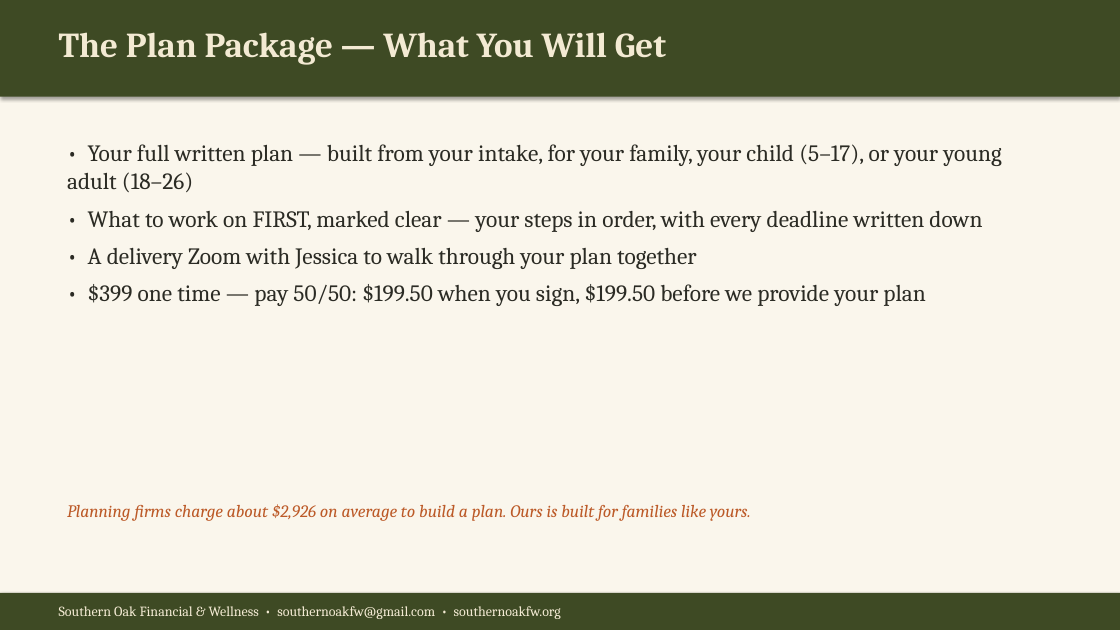
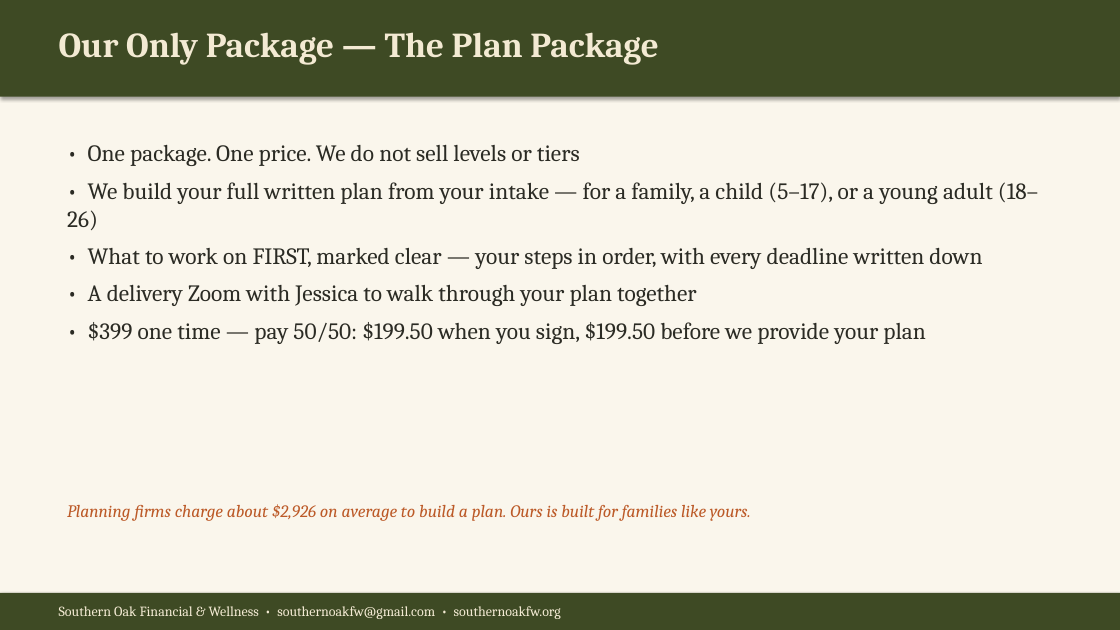
Before and after one commit to southernoakfw-ja/southernoakfw-ja.github.io, a slide deck: slide 7 of assets/Southern-Oak-What-We-Do.pptx (slide 6 before the commit). Drawn at 1120x630 pixels with LibreOffice and Linux fonts; fonts in the diff are those of the drawing. Boxes give left, top, right and bottom in pixels: in the first picture for what was removed or moved away, otherwise in the second. Text is boxed around its words. In the diff, an @@ line names an element or a change of style, - is before the commit and + after.

Commit message:
What We Do deck — 15-minute version, one $399 package

```diff
--- a/assets/Southern-Oak-What-We-Do.pptx
+++ b/assets/Southern-Oak-What-We-Do.pptx
@@ text at [59,32,658,65]: text changed @@
-The Plan Package — What You Will Get
+Our Only Package — The Plan Package
@@ text at [67,145,1038,230]: text changed @@
-• Your full written plan — built from your intake, for your family, your child (5–17), or your young adult (18–26)
+• One package. One price. We do not sell levels or tiers
+• We build your full written plan from your intake — for a family, a child (5–17), or a young adult (18–26)
```
Also in this commit, not shown: 3 other slides changed, 4 slides added.
